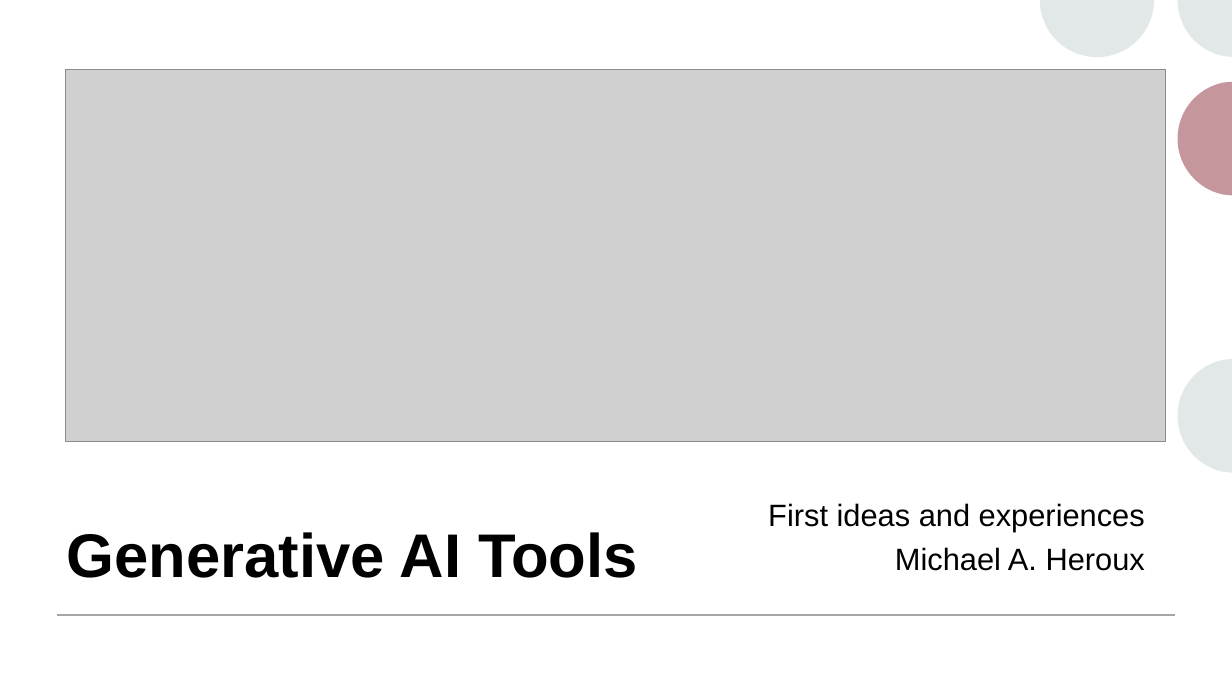
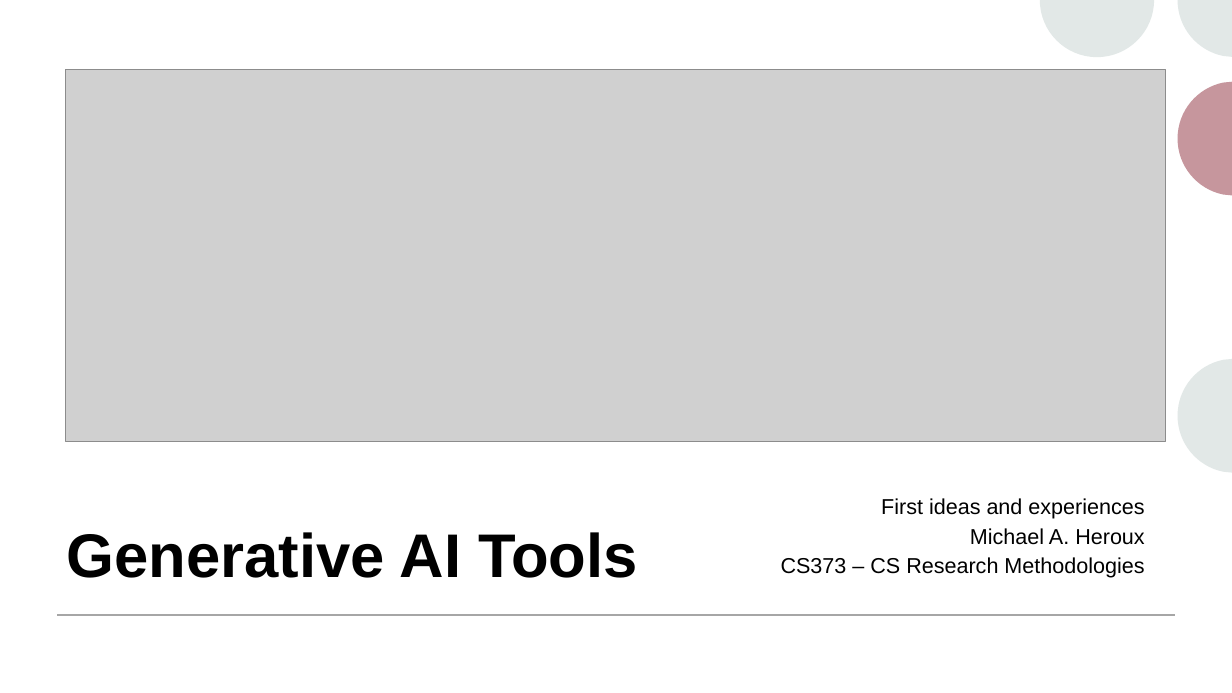
Before and after one commit to maherou/Teaching, a slide deck: slide 1 of files/CS373/GenerativeAITools/GenerativeAITools.pptx. Drawn at 1232x693 pixels with LibreOffice and Linux fonts; fonts in the diff are those of the drawing; grey boxes stand for pictures. Boxes give left, top, right and bottom in pixels: in the first picture for what was removed or moved away, otherwise in the second. Text is boxed around its words. In the diff, an @@ line names an element or a change of style, - is before the commit and + after.

```diff
--- a/files/CS373/GenerativeAITools/GenerativeAITools.pptx
+++ b/files/CS373/GenerativeAITools/GenerativeAITools.pptx
@@ subtitle at [881, 498, 1145, 545]: size 24 to 16.8 pt in "First ideas and experiences", "Michael A. Heroux"; line spacing 0.9 to 0.7 @@
@@ subtitle at [781, 557, 1144, 578]: paragraph added @@
+CS373 – CS Research Methodologies
```
Also in this commit, not shown: 7 other slides changed, 2 slides added, 1 slide removed.
